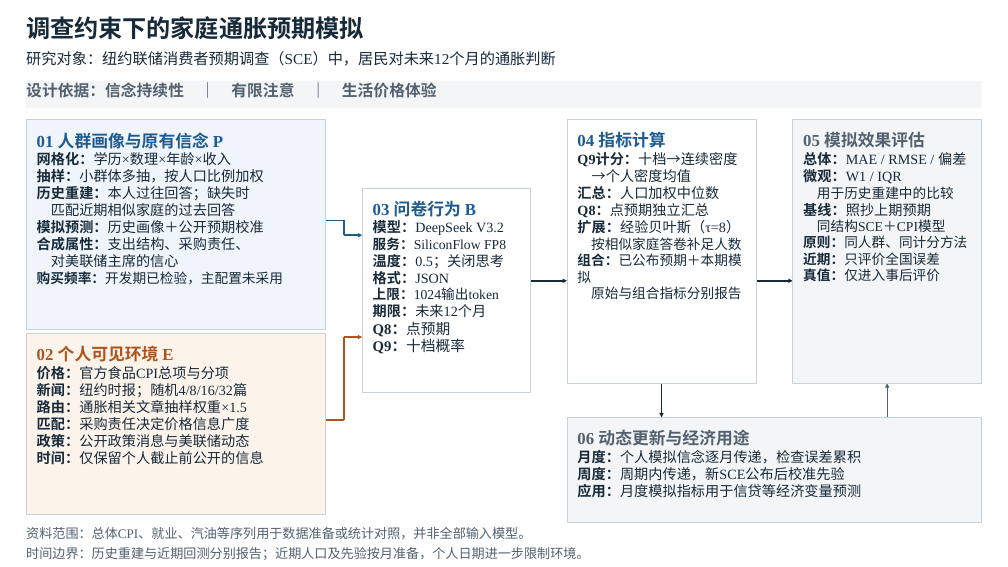
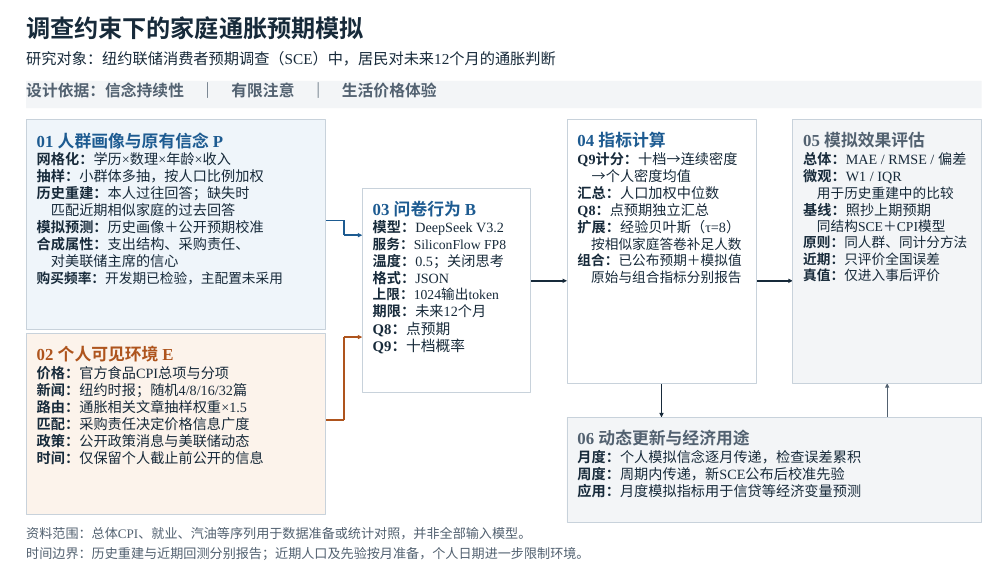
Before and after one commit to Cynthia-Oakley/sce-inflation-expectations, a slide deck: slide 1 of docs/workstreams/20261027_final_delivery/overview_figure_v2/SCE_framework_editable_v2.pptx. Drawn at 1008x567 pixels with LibreOffice and Linux fonts; fonts in the diff are those of the drawing. Boxes give left, top, right and bottom in pixels: in the first picture for what was removed or moved away, otherwise in the second. Text is boxed around its words. In the diff, an @@ line names an element or a change of style, - is before the commit and + after.

```diff
--- a/docs/workstreams/20261027_final_delivery/overview_figure_v2/SCE_framework_editable_v2.pptx
+++ b/docs/workstreams/20261027_final_delivery/overview_figure_v2/SCE_framework_editable_v2.pptx
@@ text in rectangle at (577, 253, 741, 267): text changed @@
-组合：已公布预期＋本期模拟
+组合：已公布预期＋模拟值
```
Also in this commit, not shown: 7 other files.
